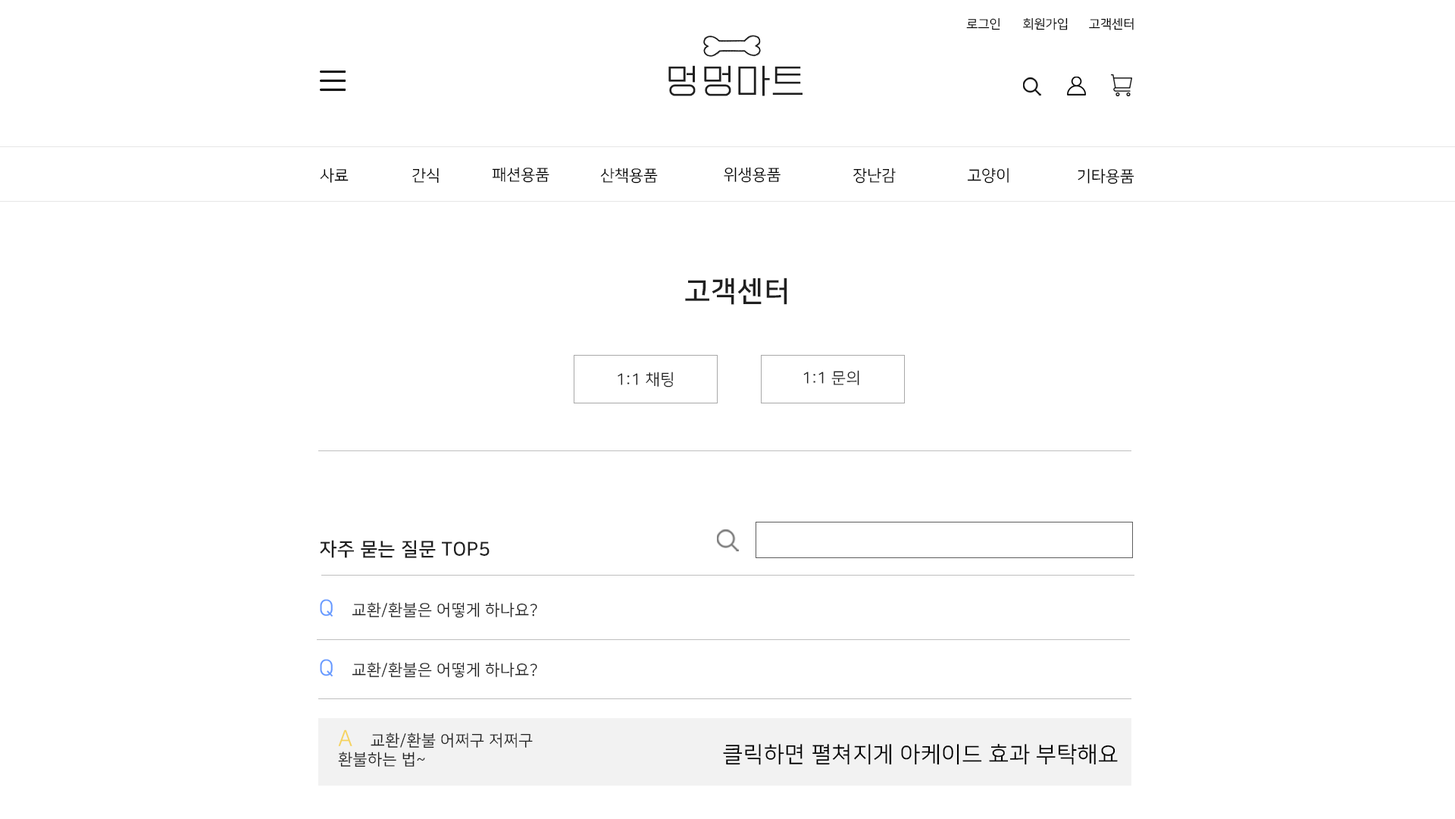
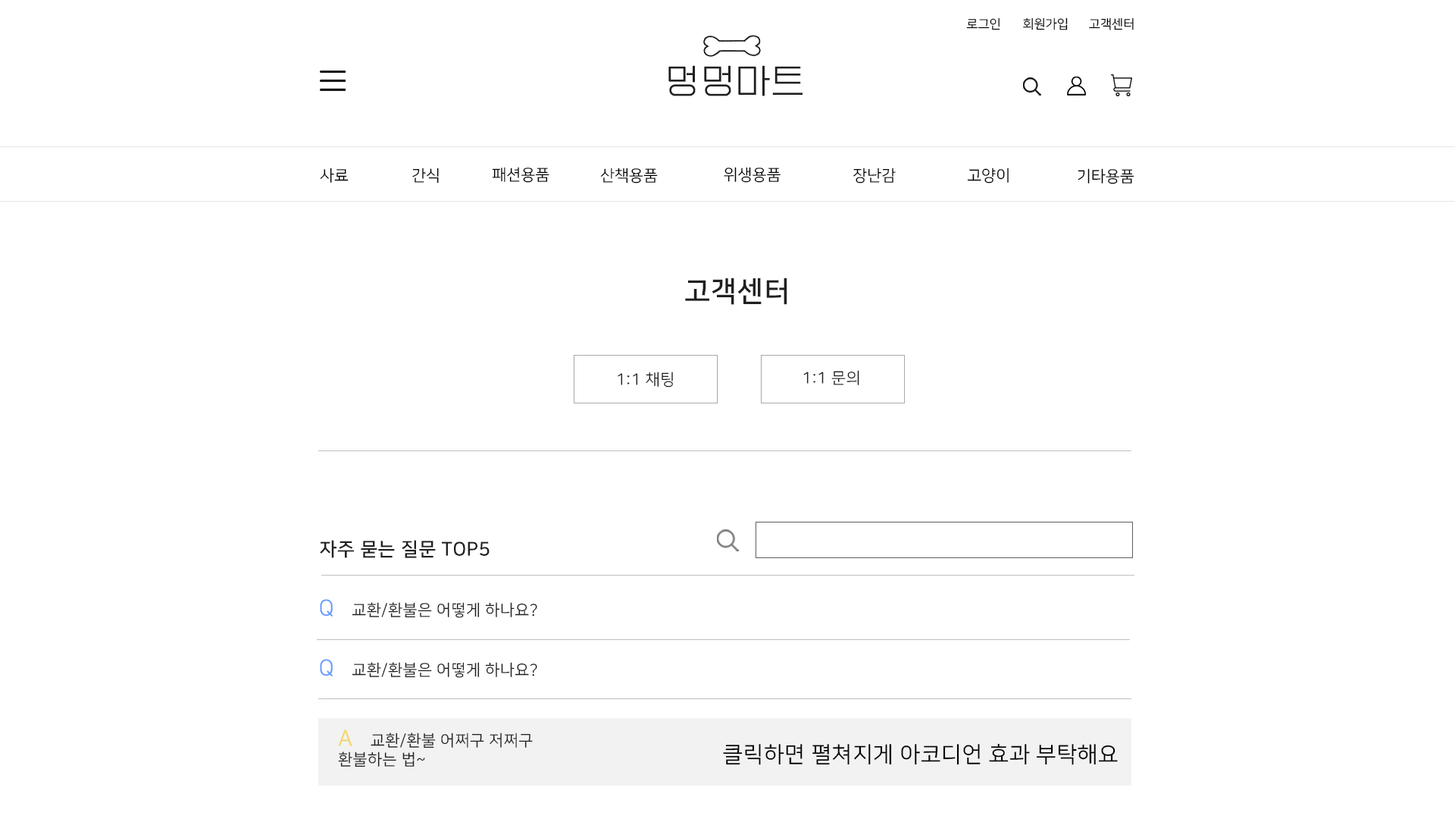
Revision of a layered (1455, 819) image; what changed, layer by layer:
renamed "클릭하면 펼쳐지게 아케이드 효과 부탁해요" to "클릭하면 펼쳐지게 아코디언 효과 부탁해요", painted on it over [920,743,983,765]
